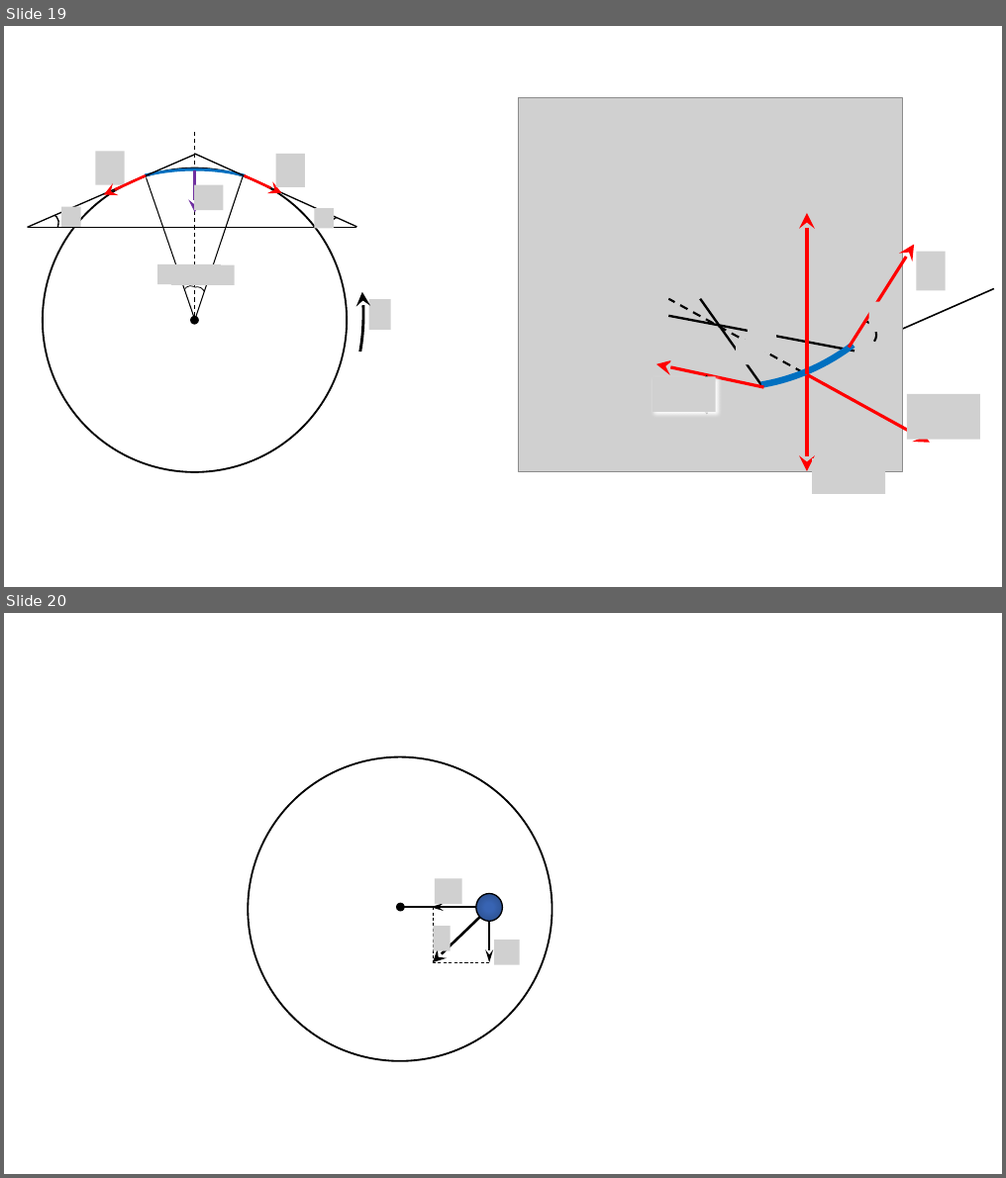
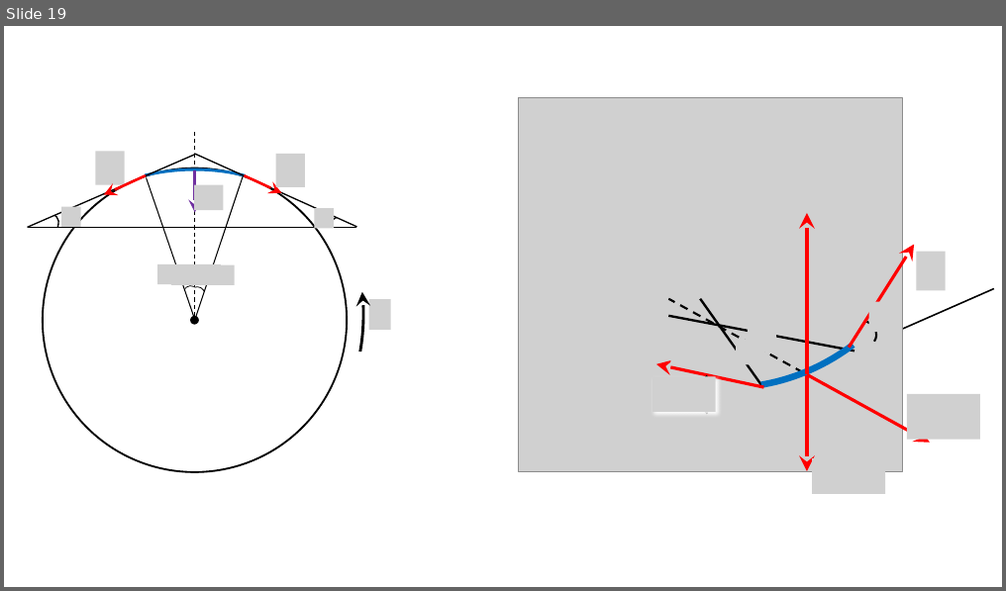
Before and after one commit to savchenko-physics/savchenko-physics.github.io, a slide deck: volunteer/Drawings.pptx. Shown one above the other, each under a label of ours: slides 19 and 20 before the commit, slide 19 after it. The pictures are 1006x1178 and 1006x591 pixels, drawn with LibreOffice and Linux fonts; fonts in the diff are those of the drawing; grey boxes stand for pictures. Boxes give left, top, right and bottom in pixels: in the first picture for what was removed or moved away, otherwise in the second. Text is boxed around its words. In the diff, an @@ line names an element or a change of style, - is before the commit and + after.

```diff
--- a/volunteer/Drawings.pptx
+++ b/volunteer/Drawings.pptx
@@ slide 20 removed at [4, 613, 1002, 1174], background #FFFFFF @@
@@ ellipse removed at [249, 758, 552, 1061] @@
@@ picture removed at [435, 878, 462, 904] @@
@@ ellipse removed at [397, 904, 403, 910] @@
@@ line removed from (404, 907) to (476, 907) @@
@@ arrow removed from (476, 907) to (431, 907) @@
@@ line removed from (433, 907) to (433, 962) @@
@@ ellipse removed at [476, 894, 503, 922] @@
@@ arrow removed from (480, 917) to (433, 962) @@
@@ picture removed at [433, 926, 450, 952] @@
@@ arrow removed from (489, 922) to (489, 962) @@
@@ line removed from (433, 962) to (489, 962) @@
@@ picture removed at [494, 940, 520, 965] @@
```
Also in this commit, not shown: 2 slides added, 1 other slide removed, 10 other files.
